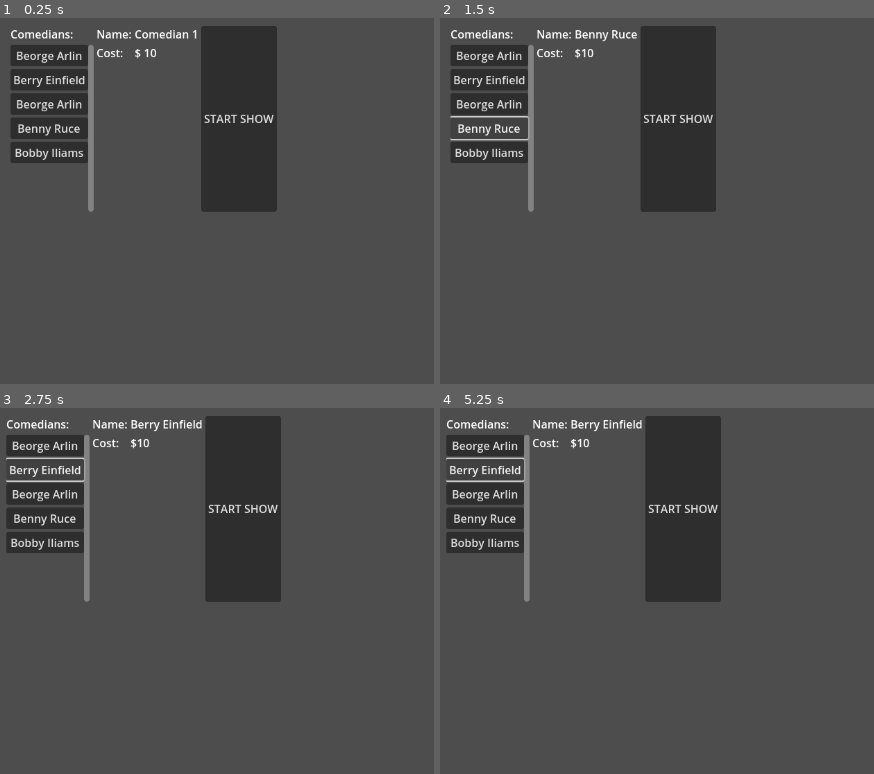
Above: before the commit, frames 1-4 (two rows, left to right).
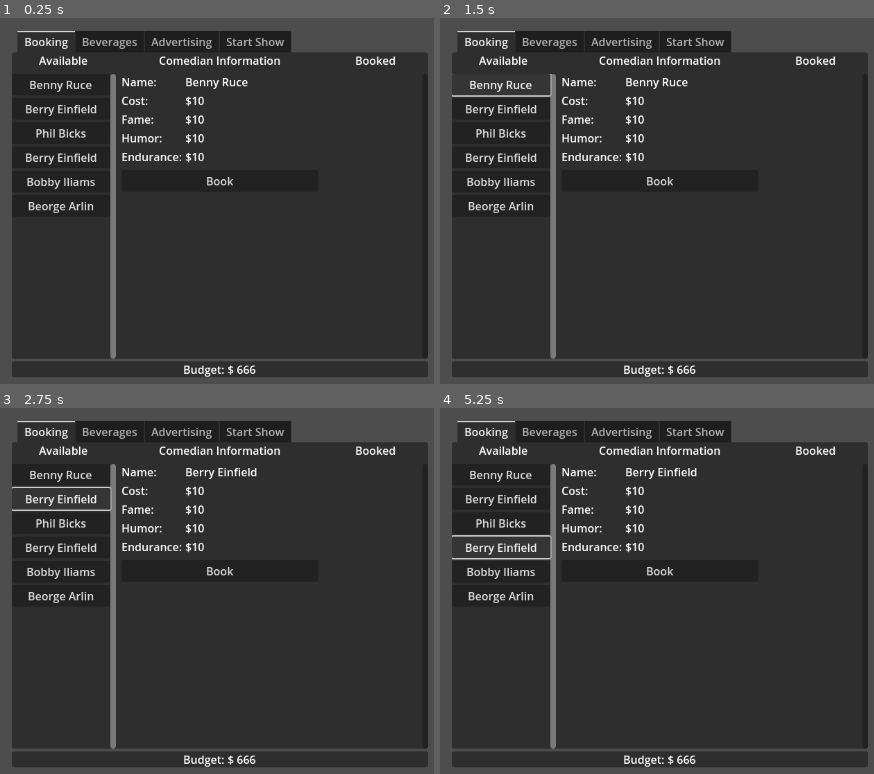
Above: after the commit, the same moments.

Repository: ChrisWhatever1980/ggj24-funny-business
Game: Godot game, scene res://tests/ui_test.tscn
Two runs of this game, one before a commit and one after it. Both use one fixed random seed, a clock stepped at 60 frames per second and the inputs below. This scene is started directly instead of the project's main scene.
Inputs (mouse positions are in pixels of both pictures, inside the frame that each line leads up to):
- Up to frame 1 (0.25 s): no input
- Up to frame 2 (1.5 s): click "Beorge Arlin" at 0.5 s; click "Benny Ruce" at 1.25 s
- Up to frame 3 (2.75 s): click "Berry Einfield" at 2 s
- Up to frame 4 (5.25 s): click "Beorge Arlin" at 2.75 s; click "Beorge Arlin" at 3.5 s; click (500, 521) at 4.25 s, where only the run after the commit has a clickable "Phil Bicks"; click "Berry Einfield" at 5 s

The runs differ from the first frame. In frame 1, 76% of the frame differs, in the area x 2-99%, y 2-99%; in frame 2, 76%; in frame 3, 76%, in the area x 1-99%, y 2-99%; in frame 4, 76%.

Commit message:
Finished base selection menu

Diff:
--- a/dev/ComedianPool.gd
+++ b/dev/ComedianPool.gd
@@ -20,7 +20,7 @@
 	while available.size() < count:
 		index = randi_range( 0 , selection_pool.size() - 1 )
 		available.append( selection_pool[index])
-		available.remove_at( index )
+		selection_pool.remove_at( index )
 
 		emergencyCounter += 1
 		if emergencyCounter > 100:
--- /dev/null
+++ b/dev/scenes/laptop/booking_button.gd
@@ -0,0 +1,23 @@
+extends Button
+
+var book : bool = true
+var interface
+
+func set_booked( state : bool):
+	book = state
+	if book:
+		text = "Book"
+	else:
+		text = "Cancel"
+
+func _on_button_up():
+	if book:
+		interface.add_booked(interface.active_button.comedian)
+		# remove money
+		pass
+	else:
+		interface.add_available(interface.active_button.comedian)
+		# add money
+		pass
+
+	interface.active_button.queue_free()
--- /dev/null
+++ b/dev/scenes/laptop/comedian2_button.tscn
@@ -0,0 +1,13 @@
+[gd_scene load_steps=2 format=3 uid="uid://bjiqerwdngedf"]
+
+[ext_resource type="Script" path="res://scenes/laptop/comedian_button.gd" id="1_ggvk0"]
+
+[node name="Button" type="Button"]
+size_flags_vertical = 3
+text = "Comedian_1
+"
+alignment = 0
+script = ExtResource("1_ggvk0")
+book = false
+
+[connection signal="button_up" from="." to="." method="_on_button_up"]
--- a/dev/scenes/laptop/comedian_button.gd
+++ b/dev/scenes/laptop/comedian_button.gd
@@ -1,20 +1,27 @@
 extends Button
 
+@export var book : bool = true
+
+var interface
+var stats_container : VBoxContainer
+var book_button : Button
 var comedian
-var parent
 
-func _ready():
-	parent = get_parent().get_parent().get_parent().get_parent().get_node("Stats")
-
-func setup(c):
+func setup(c, ui):
 	comedian = c
+	interface = ui
+	stats_container = ui.stats_container
+	book_button = ui.book_button
 
 func _on_button_up():
-	print(comedian.name)
-	parent.get_node("Name").text = comedian.name
-	parent.get_node("Cost").text = "$" + str(comedian.cost)
+	interface.active_button = self
+	stats_container.get_node("Name").text = comedian.name
+	stats_container.get_node("Cost").text = "$" + str(comedian.cost)
+	stats_container.get_node("Fame").text = "$" + str(comedian.fame)
+	stats_container.get_node("Comedy").text = "$" + str(comedian.comedy)
+	stats_container.get_node("Endurance").text = "$" + str(comedian.endurance)
 
-
-# Called every frame. 'delta' is the elapsed time since the previous frame.
-func _process(delta):
-	pass
+	if book:
+		book_button.set_booked(true)
+	else:
+		book_button.set_booked(false)
--- /dev/null
+++ b/dev/scenes/laptop/comedian_button.tscn
@@ -0,0 +1,9 @@
+[gd_scene load_steps=2 format=3 uid="uid://cnbrgdpwqhxh8"]
+
+[ext_resource type="Script" path="res://scenes/laptop/comedian_button.gd" id="1_vxrpv"]
+
+[node name="Button" type="Button"]
+text = "Book"
+script = ExtResource("1_vxrpv")
+
+[connection signal="button_up" from="." to="." method="_on_button_up"]
--- a/dev/scenes/laptop/laptop_ui.gd
+++ b/dev/scenes/laptop/laptop_ui.gd
@@ -1,28 +1,44 @@
 extends Node2D
 
-@export var comedian_buttons : Array
+@export var available_buttons : VBoxContainer
+@export var booked_buttons : VBoxContainer
+@export var stats_container : VBoxContainer
+@export var book_button : Button
+@export var start_button : Button
+
 var comedians
-var container : VBoxContainer
-var button
-
+var selected_comedian
+var active_button
 
 func _ready():
-	setup()
+	book_button.interface = self
+	start_button.interface = self
 	reset()
-
-func setup():
-	container = get_node("Container/HBoxContainer/Comedians/ScrollContainer/VBoxContainer")
-	button = container.get_child(0)
 
 func reset():
 	comedians = ComedianPool.get_available_comedians(6)
 
-	var newButton
+	for comedian in comedians:
+		add_available(comedian)
 
-	for comedian in comedians:
-		newButton = button.duplicate()
-		newButton.setup(comedian)
-		newButton.text = comedian.name
-		container.add_child(newButton)
+	available_buttons.get_child(0)._on_button_up()
 
-	button.queue_free()
+func add_available(comedian):
+	var newButton = preload("res://scenes/laptop/comedian_button.tscn").instantiate()
+	newButton.setup(comedian, self)
+	newButton.text = comedian.name
+	available_buttons.add_child(newButton)
+
+func add_booked(comedian):
+	var newButton = preload("res://scenes/laptop/comedian2_button.tscn").instantiate()
+	newButton.setup(comedian, self)
+	newButton.text = comedian.name
+	booked_buttons.add_child(newButton)
+
+func finalize_booking():
+	ComedianPool.reset_selection()
+
+	for button in booked_buttons.get_children():
+		ComedianPool.select_comedian(button.comedian)
+
+	print("Selected " + str(ComedianPool.selected.size()) + " comedians for the show!")
--- a/dev/scenes/laptop/laptop_ui.tscn
+++ b/dev/scenes/laptop/laptop_ui.tscn
@@ -1,121 +1,217 @@
-[gd_scene load_steps=3 format=3 uid="uid://bi62kfqbonnfa"]
+[gd_scene load_steps=5 format=3 uid="uid://bi62kfqbonnfa"]
 
 [ext_resource type="Script" path="res://scenes/laptop/laptop_ui.gd" id="1_tslm7"]
-[ext_resource type="Script" path="res://scenes/laptop/comedian_button.gd" id="2_ifxca"]
-
-[node name="Laptop UI" type="Node2D"]
+[ext_resource type="PackedScene" uid="uid://cnbrgdpwqhxh8" path="res://scenes/laptop/comedian_button.tscn" id="3_j5rwd"]
+[ext_resource type="Script" path="res://scenes/laptop/booking_button.gd" id="3_xcsk7"]
+[ext_resource type="Script" path="res://scenes/laptop/start_show_button.gd" id="4_gnypp"]
+
+[node name="Laptop UI" type="Node2D" node_paths=PackedStringArray("available_buttons", "booked_buttons", "stats_container", "book_button", "start_button")]
+position = Vector2(-139, 7)
 script = ExtResource("1_tslm7")
+available_buttons = NodePath("Container/VBoxContainer/TabContainer/Booking/HBoxContainer/Comedians/ScrollContainer/Buttons")
+booked_buttons = NodePath("Container/VBoxContainer/TabContainer/Booking/HBoxContainer/Booked/ScrollContainer/Buttons")
+stats_container = NodePath("Container/VBoxContainer/TabContainer/Booking/HBoxContainer/Infos/HBoxContainer/Stats")
+book_button = NodePath("Container/VBoxContainer/TabContainer/Booking/HBoxContainer/Infos/Button")
+start_button = NodePath("Container/VBoxContainer/TabContainer/Start Show/HBoxContainer/Start Button")
 
 [node name="Container" type="AspectRatioContainer" parent="."]
-anchors_preset = 15
-anchor_right = 1.0
-anchor_bottom = 1.0
-offset_left = 114.0
+offset_left = 216.0
 offset_top = 65.0
-offset_right = 455.0
-offset_bottom = 333.0
-grow_horizontal = 2
-grow_vertical = 2
+offset_right = 852.0
+offset_bottom = 565.0
 size_flags_horizontal = 4
 metadata/_edit_group_ = true
 
-[node name="HBoxContainer" type="HBoxContainer" parent="Container"]
-layout_mode = 2
-
-[node name="Comedians" type="VBoxContainer" parent="Container/HBoxContainer"]
-layout_mode = 2
-size_flags_horizontal = 0
-
-[node name="Label" type="Label" parent="Container/HBoxContainer/Comedians"]
-layout_mode = 2
-text = "Comedians:
-"
-
-[node name="ScrollContainer" type="ScrollContainer" parent="Container/HBoxContainer/Comedians"]
+[node name="VBoxContainer" type="VBoxContainer" parent="Container"]
+custom_minimum_size = Vector2(500, 500)
+layout_mode = 2
+alignment = 1
+
+[node name="TabContainer" type="TabContainer" parent="Container/VBoxContainer"]
+custom_minimum_size = Vector2(600, 0)
+layout_mode = 2
+size_flags_vertical = 3
+
+[node name="Booking" type="VBoxContainer" parent="Container/VBoxContainer/TabContainer"]
+layout_mode = 2
+
+[node name="HBoxContainer" type="HBoxContainer" parent="Container/VBoxContainer/TabContainer/Booking"]
+layout_mode = 2
+size_flags_vertical = 3
+
+[node name="Comedians" type="VBoxContainer" parent="Container/VBoxContainer/TabContainer/Booking/HBoxContainer"]
+custom_minimum_size = Vector2(150, 0)
+layout_mode = 2
+
+[node name="Label" type="Label" parent="Container/VBoxContainer/TabContainer/Booking/HBoxContainer/Comedians"]
+layout_mode = 2
+text = "Available"
+horizontal_alignment = 1
+
+[node name="VSplitContainer" type="VSplitContainer" parent="Container/VBoxContainer/TabContainer/Booking/HBoxContainer/Comedians"]
+layout_mode = 2
+
+[node name="ScrollContainer" type="ScrollContainer" parent="Container/VBoxContainer/TabContainer/Booking/HBoxContainer/Comedians"]
 layout_mode = 2
 size_flags_vertical = 3
 horizontal_scroll_mode = 0
 vertical_scroll_mode = 2
 
-[node name="VBoxContainer" type="VBoxContainer" parent="Container/HBoxContainer/Comedians/ScrollContainer"]
-layout_mode = 2
-
-[node name="Button" type="Button" parent="Container/HBoxContainer/Comedians/ScrollContainer/VBoxContainer"]
-layout_mode = 2
-text = "Comedian_1
-"
-script = ExtResource("2_ifxca")
-
-[node name="Labels" type="VBoxContainer" parent="Container/HBoxContainer"]
+[node name="Buttons" type="VBoxContainer" parent="Container/VBoxContainer/TabContainer/Booking/HBoxContainer/Comedians/ScrollContainer"]
+layout_mode = 2
+size_flags_horizontal = 3
+
+[node name="HSplitContainer" type="HSplitContainer" parent="Container/VBoxContainer/TabContainer/Booking/HBoxContainer"]
+layout_mode = 2
+
+[node name="Infos" type="VBoxContainer" parent="Container/VBoxContainer/TabContainer/Booking/HBoxContainer"]
+layout_mode = 2
+size_flags_horizontal = 3
+
+[node name="Label" type="Label" parent="Container/VBoxContainer/TabContainer/Booking/HBoxContainer/Infos"]
+layout_mode = 2
+size_flags_vertical = 1
+text = "Comedian Information"
+horizontal_alignment = 1
+
+[node name="VSplitContainer" type="VSplitContainer" parent="Container/VBoxContainer/TabContainer/Booking/HBoxContainer/Infos"]
+layout_mode = 2
+
+[node name="HBoxContainer" type="HBoxContainer" parent="Container/VBoxContainer/TabContainer/Booking/HBoxContainer/Infos"]
+layout_mode = 2
+
+[node name="Labels" type="VBoxContainer" parent="Container/VBoxContainer/TabContainer/Booking/HBoxContainer/Infos/HBoxContainer"]
 layout_mode = 2
 size_flags_horizontal = 0
 
-[node name="Name" type="Label" parent="Container/HBoxContainer/Labels"]
+[node name="Name" type="Label" parent="Container/VBoxContainer/TabContainer/Booking/HBoxContainer/Infos/HBoxContainer/Labels"]
 layout_mode = 2
 text = "Name:"
 
-[node name="Cost" type="Label" parent="Container/HBoxContainer/Labels"]
+[node name="Cost" type="Label" parent="Container/VBoxContainer/TabContainer/Booking/HBoxContainer/Infos/HBoxContainer/Labels"]
 layout_mode = 2
 text = "Cost:
 "
 
-[node name="Stats" type="VBoxContainer" parent="Container/HBoxContainer"]
-layout_mode = 2
-size_flags_horizontal = 0
-
-[node name="Name" type="Label" parent="Container/HBoxContainer/Stats"]
+[node name="Fame" type="Label" parent="Container/VBoxContainer/TabContainer/Booking/HBoxContainer/Infos/HBoxContainer/Labels"]
+layout_mode = 2
+text = "Fame:"
+
+[node name="Comedy" type="Label" parent="Container/VBoxContainer/TabContainer/Booking/HBoxContainer/Infos/HBoxContainer/Labels"]
+layout_mode = 2
+text = "Humor:"
+
+[node name="Endurance" type="Label" parent="Container/VBoxContainer/TabContainer/Booking/HBoxContainer/Infos/HBoxContainer/Labels"]
+layout_mode = 2
+text = "Endurance:"
+
+[node name="Stats" type="VBoxContainer" parent="Container/VBoxContainer/TabContainer/Booking/HBoxContainer/Infos/HBoxContainer"]
+layout_mode = 2
+size_flags_horizontal = 2
+
+[node name="Name" type="Label" parent="Container/VBoxContainer/TabContainer/Booking/HBoxContainer/Infos/HBoxContainer/Stats"]
 layout_mode = 2
 text = "Comedian 1
 "
 
-[node name="Cost" type="Label" parent="Container/HBoxContainer/Stats"]
+[node name="Cost" type="Label" parent="Container/VBoxContainer/TabContainer/Booking/HBoxContainer/Infos/HBoxContainer/Stats"]
 layout_mode = 2
 text = "$ 10"
 
-[node name="Lineup" type="VBoxContainer" parent="Container/HBoxContainer"]
+[node name="Fame" type="Label" parent="Container/VBoxContainer/TabContainer/Booking/HBoxContainer/Infos/HBoxContainer/Stats"]
+layout_mode = 2
+text = "10"
+
+[node name="Comedy" type="Label" parent="Container/VBoxContainer/TabContainer/Booking/HBoxContainer/Infos/HBoxContainer/Stats"]
+layout_mode = 2
+text = "10"
+
+[node name="Endurance" type="Label" parent="Container/VBoxContainer/TabContainer/Booking/HBoxContainer/Infos/HBoxContainer/Stats"]
+layout_mode = 2
+text = "10"
+
+[node name="VSplitContainer2" type="VSplitContainer" parent="Container/VBoxContainer/TabContainer/Booking/HBoxContainer/Infos"]
+layout_mode = 2
+
+[node name="Button" parent="Container/VBoxContainer/TabContainer/Booking/HBoxContainer/Infos" instance=ExtResource("3_j5rwd")]
+layout_mode = 2
+script = ExtResource("3_xcsk7")
+
+[node name="HSplitContainer2" type="HSplitContainer" parent="Container/VBoxContainer/TabContainer/Booking/HBoxContainer"]
+layout_mode = 2
+
+[node name="Booked" type="VBoxContainer" parent="Container/VBoxContainer/TabContainer/Booking/HBoxContainer"]
+custom_minimum_size = Vector2(150, 0)
+layout_mode = 2
+
+[node name="Label" type="Label" parent="Container/VBoxContainer/TabContainer/Booking/HBoxContainer/Booked"]
+layout_mode = 2
+text = "Booked"
+horizontal_alignment = 1
+
+[node name="VSplitContainer" type="VSplitContainer" parent="Container/VBoxContainer/TabContainer/Booking/HBoxContainer/Booked"]
+layout_mode = 2
+
+[node name="ScrollContainer" type="ScrollContainer" parent="Container/VBoxContainer/TabContainer/Booking/HBoxContainer/Booked"]
+layout_mode = 2
+size_flags_vertical = 3
+horizontal_scroll_mode = 0
+vertical_scroll_mode = 2
+
+[node name="Buttons" type="VBoxContainer" parent="Container/VBoxContainer/TabContainer/Booking/HBoxContainer/Booked/ScrollContainer"]
+layout_mode = 2
+size_flags_horizontal = 3
+
+[node name="Beverages" type="VBoxContainer" parent="Container/VBoxContainer/TabContainer"]
 visible = false
 layout_mode = 2
-size_flags_horizontal = 0
-
-[node name="Label" type="Label" parent="Container/HBoxContainer/Lineup"]
-layout_mode = 2
-text = "Line Up Slots
-"
-
-[node name="Button" type="Button" parent="Container/HBoxContainer/Lineup"]
-layout_mode = 2
-text = "17:20 - 17:40
-"
-
-[node name="Button2" type="Button" parent="Container/HBoxContainer/Lineup"]
-layout_mode = 2
-text = "17:45 - 18:05"
-
-[node name="Button3" type="Button" parent="Container/HBoxContainer/Lineup"]
-layout_mode = 2
-text = "18:10 - 18:30"
-
-[node name="Button7" type="Button" parent="Container/HBoxContainer/Lineup"]
-layout_mode = 2
-text = "INTERMISSION
-"
-
-[node name="Button4" type="Button" parent="Container/HBoxContainer/Lineup"]
-layout_mode = 2
-text = "18:35 - 18:55"
-
-[node name="Button5" type="Button" parent="Container/HBoxContainer/Lineup"]
-layout_mode = 2
-text = "19:15 - 19:35
-"
-
-[node name="Button6" type="Button" parent="Container/HBoxContainer/Lineup"]
-layout_mode = 2
-text = "19:40 - 20:00
-"
-
-[node name="Start Button" type="Button" parent="Container/HBoxContainer"]
+
+[node name="HBoxContainer" type="HBoxContainer" parent="Container/VBoxContainer/TabContainer/Beverages"]
+layout_mode = 2
+
+[node name="Advertising" type="VBoxContainer" parent="Container/VBoxContainer/TabContainer"]
+visible = false
+layout_mode = 2
+
+[node name="HBoxContainer" type="HBoxContainer" parent="Container/VBoxContainer/TabContainer/Advertising"]
+layout_mode = 2
+
+[node name="Start Show" type="VBoxContainer" parent="Container/VBoxContainer/TabContainer"]
+visible = false
+layout_mode = 2
+alignment = 1
+
+[node name="HBoxContainer" type="HBoxContainer" parent="Container/VBoxContainer/TabContainer/Start Show"]
+layout_mode = 2
+size_flags_vertical = 3
+alignment = 1
+
+[node name="Start Button" type="Button" parent="Container/VBoxContainer/TabContainer/Start Show/HBoxContainer"]
 layout_mode = 2
 text = "START SHOW"
-
-[connection signal="button_up" from="Container/HBoxContainer/Comedians/ScrollContainer/VBoxContainer/Button" to="Container/HBoxContainer/Comedians/ScrollContainer/VBoxContainer/Button" method="_on_button_up"]
+script = ExtResource("4_gnypp")
+
+[node name="MarginContainer" type="MarginContainer" parent="Container/VBoxContainer"]
+layout_mode = 2
+
+[node name="Panel" type="Panel" parent="Container/VBoxContainer/MarginContainer"]
+layout_mode = 2
+
+[node name="HBoxContainer2" type="HBoxContainer" parent="Container/VBoxContainer/MarginContainer"]
+layout_mode = 2
+alignment = 1
+
+[node name="HBoxContainer" type="HBoxContainer" parent="Container/VBoxContainer/MarginContainer/HBoxContainer2"]
+layout_mode = 2
+size_flags_horizontal = 3
+alignment = 1
+
+[node name="Budget Label" type="Label" parent="Container/VBoxContainer/MarginContainer/HBoxContainer2/HBoxContainer"]
+layout_mode = 2
+text = "Budget:"
+
+[node name="Budget#" type="Label" parent="Container/VBoxContainer/MarginContainer/HBoxContainer2/HBoxContainer"]
+layout_mode = 2
+text = "$ 666"
+
+[connection signal="button_up" from="Container/VBoxContainer/TabContainer/Start Show/HBoxContainer/Start Button" to="Container/VBoxContainer/TabContainer/Start Show/HBoxContainer/Start Button" method="_on_button_up"]
--- /dev/null
+++ b/dev/scenes/laptop/start_show_button.gd
@@ -0,0 +1,6 @@
+extends Button
+
+var interface
+
+func _on_button_up():
+	interface.finalize_booking()
